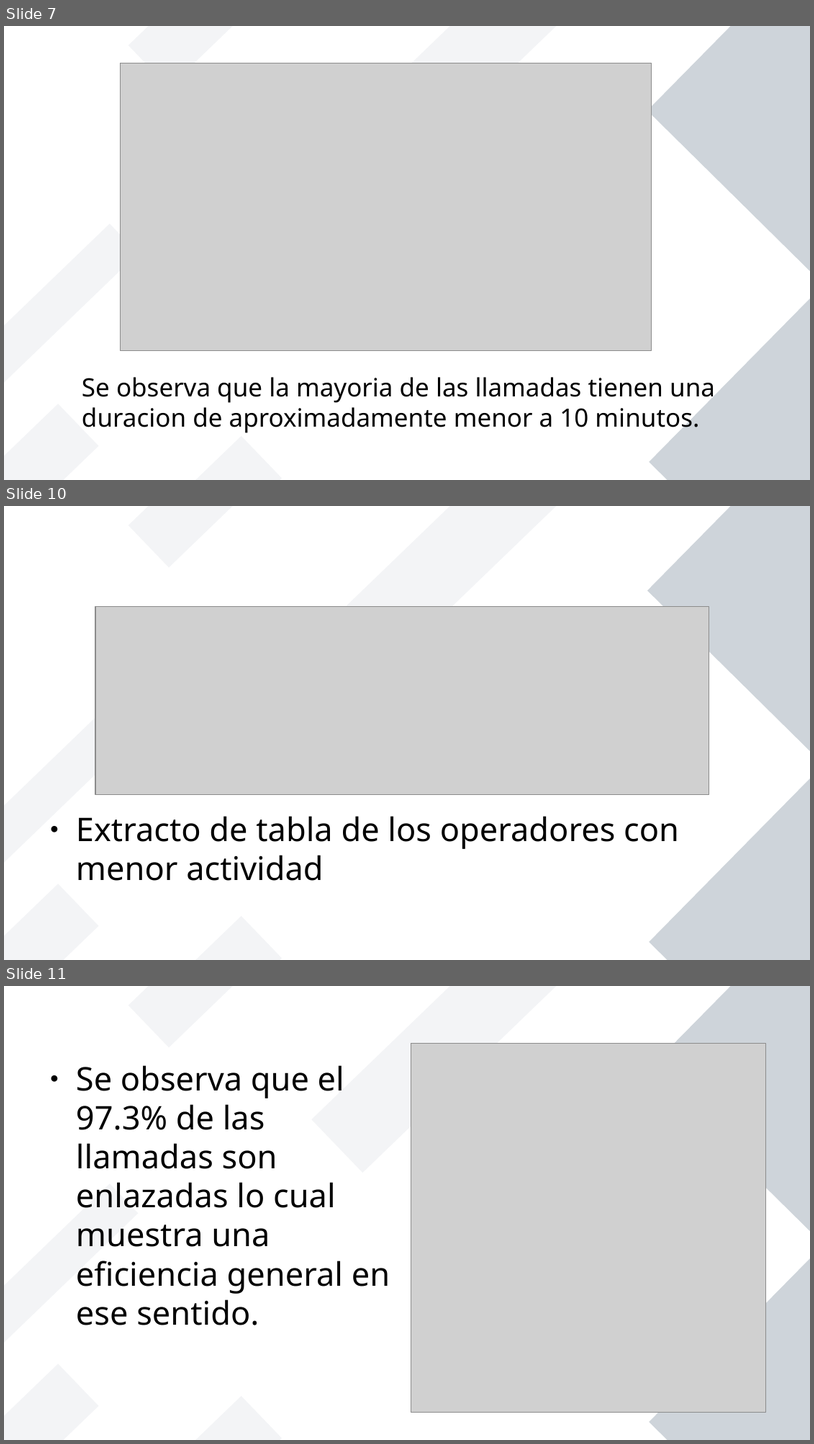
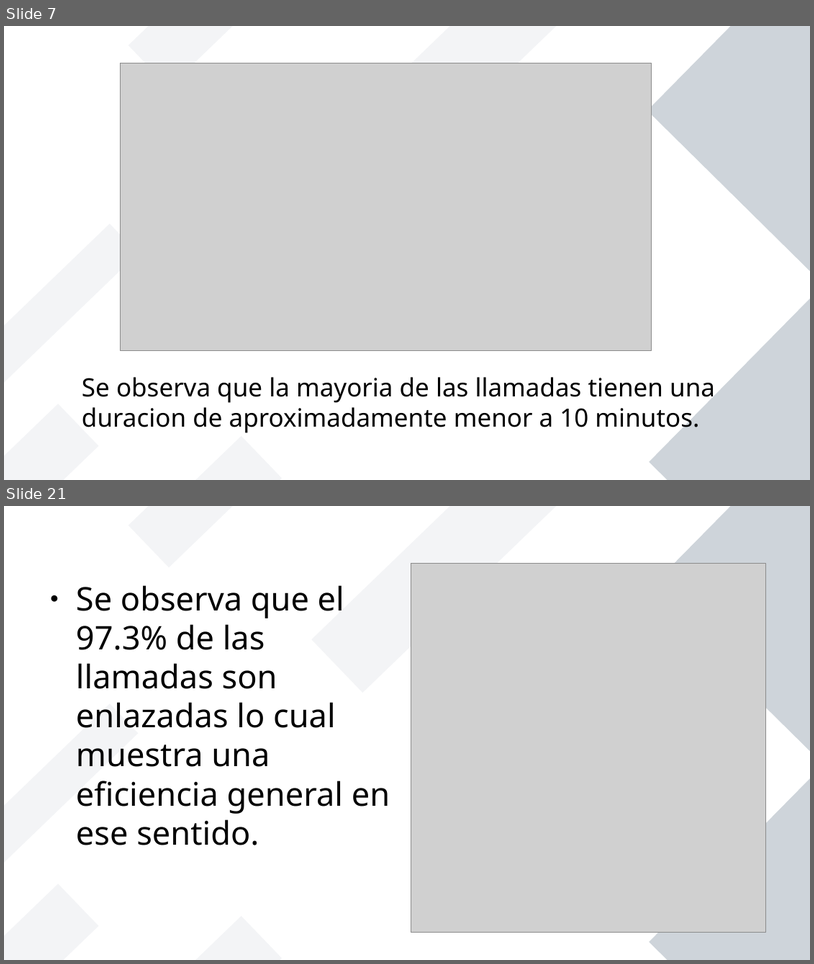
Before and after one commit to hukitan/tripleten, a slide deck: Proyectos_en_desarrollo/Proyecto Final/proyecto final.odp. Shown one above the other, each under a label of ours: slides 7, 10 and 11 before the commit, slides 7 and 21 after it; the slides between them are not shown. The pictures are 814x1444 and 814x964 pixels, drawn with LibreOffice and Linux fonts; fonts in the diff are those of the drawing; grey boxes stand for pictures. Boxes give left, top, right and bottom in pixels: in the first picture for what was removed or moved away, otherwise in the second. Text is boxed around its words. In the diff, an @@ line names an element or a change of style, - is before the commit and + after.

```diff
--- a/Proyectos_en_desarrollo/Proyecto Final/proyecto final.odp
+++ b/Proyectos_en_desarrollo/Proyecto Final/proyecto final.odp
@@ slide 10 removed at (x1=4, y1=506, x2=810, y2=960), background #FFFFFF; not listed: 7 template elements that a slide beside it also shows @@
@@ picture removed at (x1=95, y1=607, x2=710, y2=794) @@
@@ text removed at (x1=76, y1=816, x2=679, y2=880) @@
-● Extracto de tabla de los operadores con menor actividad
@@ what was slide 11 is now slide 21 @@
```
Also in this commit, not shown: 4 slides changed, 11 slides added, 1 other slide removed, 2 other files.
